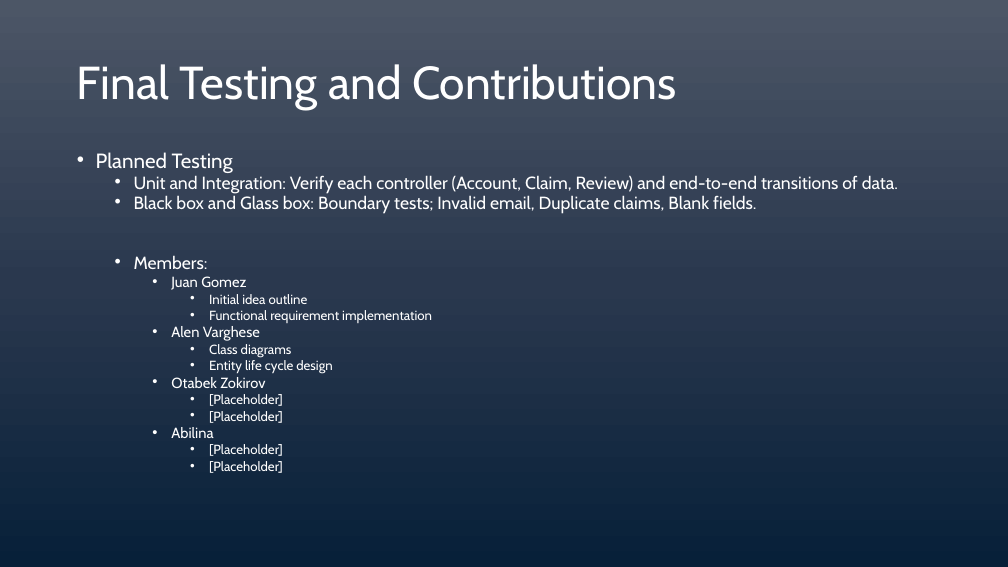
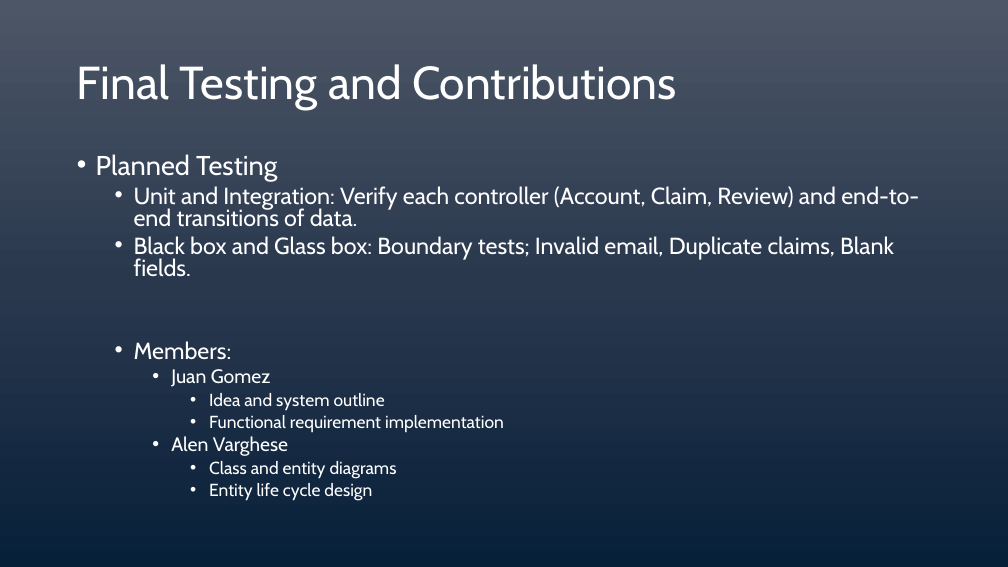
Before and after one commit to Milwacko/CS-3321-GroupProject, a slide deck: slide 8 of CampusFind.pptx. Drawn at 1008x567 pixels with LibreOffice and Linux fonts; fonts in the diff are those of the drawing. Boxes give left, top, right and bottom in pixels: in the first picture for what was removed or moved away, otherwise in the second. Text is boxed around its words. In the diff, an @@ line names an element or a change of style, - is before the commit and + after.

Commit message:
Updated powerpoint

```diff
--- a/CampusFind.pptx
+++ b/CampusFind.pptx
@@ text at <box>96,154,919,500</box>: size 19.6 to 25.9 pt in "Planned Testing"; size 16.8 to 22.2 pt in "Unit and Integration: Verify each controller (Account, ...", "Black box and Glass box: Boundary tests; ...", "Members:"; size 14 to 18.5 pt in "Juan Gomez", "Alen Varghese"; size 12.6 to 16.6 pt in "Functional requirement implementation", "Entity life cycle design"; line spacing 0.7 to 0.8 @@
@@ text at <box>171,377,283,473</box>: paragraphs removed @@
-    • Otabek Zokirov
-      • [Placeholder]
-      • [Placeholder]
-    • Abilina
-      • [Placeholder]
-      • [Placeholder]
@@ text at <box>209,393,385,410</box>: text changed; size 12.6 to 16.6 pt @@
-      • Initial idea outline
+      • Idea and system outline
@@ text at <box>209,461,397,478</box>: text changed; size 12.6 to 16.6 pt @@
-      • Class diagrams
+      • Class and entity diagrams
```
Also in this commit, not shown: 5 other slides changed.
